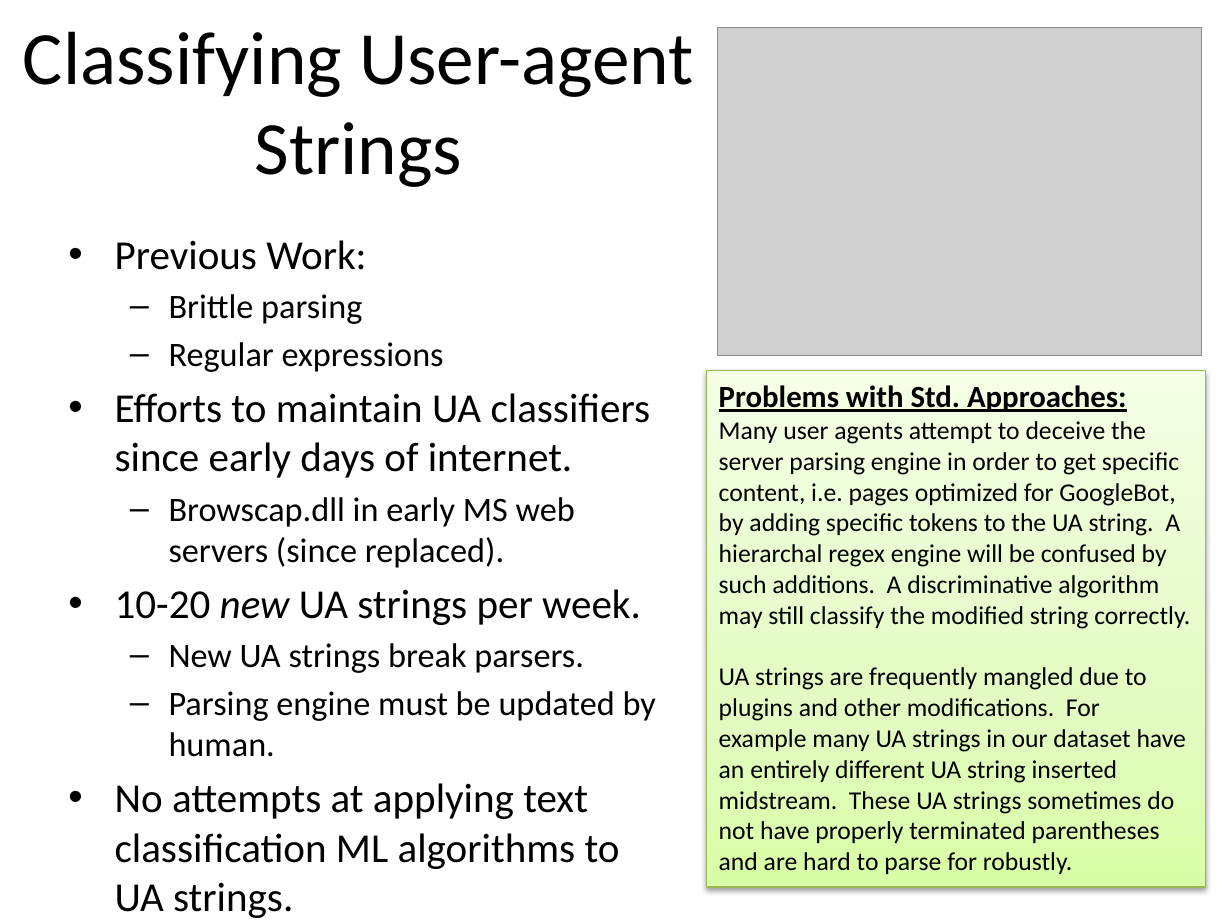
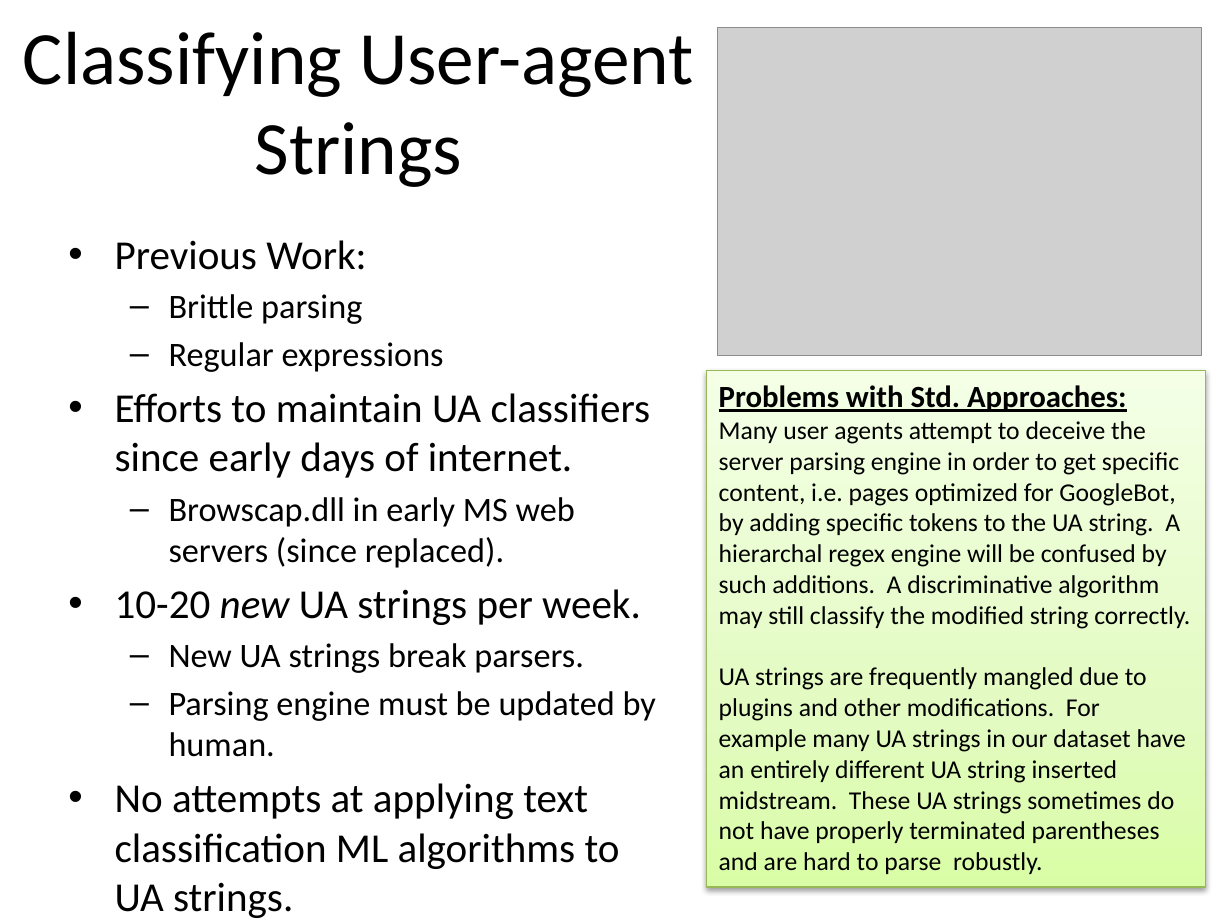
Before and after one commit to bholley/maul, a slide deck: slide 3 of poster/poster.pptx. Drawn at 1232x924 pixels with LibreOffice and Linux fonts; fonts in the diff are those of the drawing; grey boxes stand for pictures. Boxes give left, top, right and bottom in pixels: in the first picture for what was removed or moved away, otherwise in the second. Text is boxed around its words. In the diff, an @@ line names an element or a change of style, - is before the commit and + after.

```diff
--- a/poster/poster.pptx
+++ b/poster/poster.pptx
@@ text in rectangle at <box>719,667,1186,874</box>: text changed @@
-UA strings are frequently mangled due to plugins and other modifications. For example many UA strings in our dataset have an entirely different UA string inserted midstream. These UA strings sometimes do not have properly terminated parentheses and are hard to parse for robustly.
+UA strings are frequently mangled due to plugins and other modifications. For example many UA strings in our dataset have an entirely different UA string inserted midstream. These UA strings sometimes do not have properly terminated parentheses and are hard to parse robustly.
```
Also in this commit, not shown: 1 other file.
